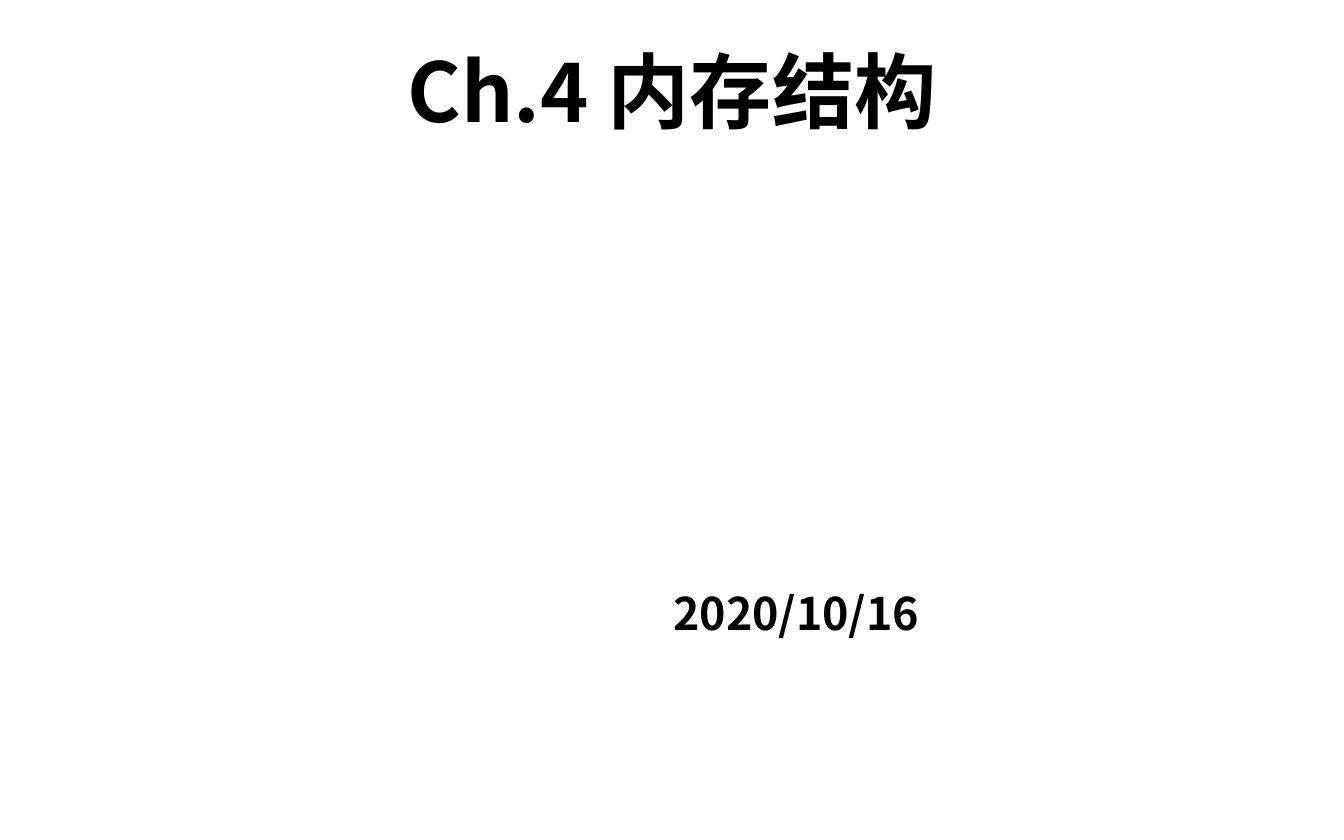
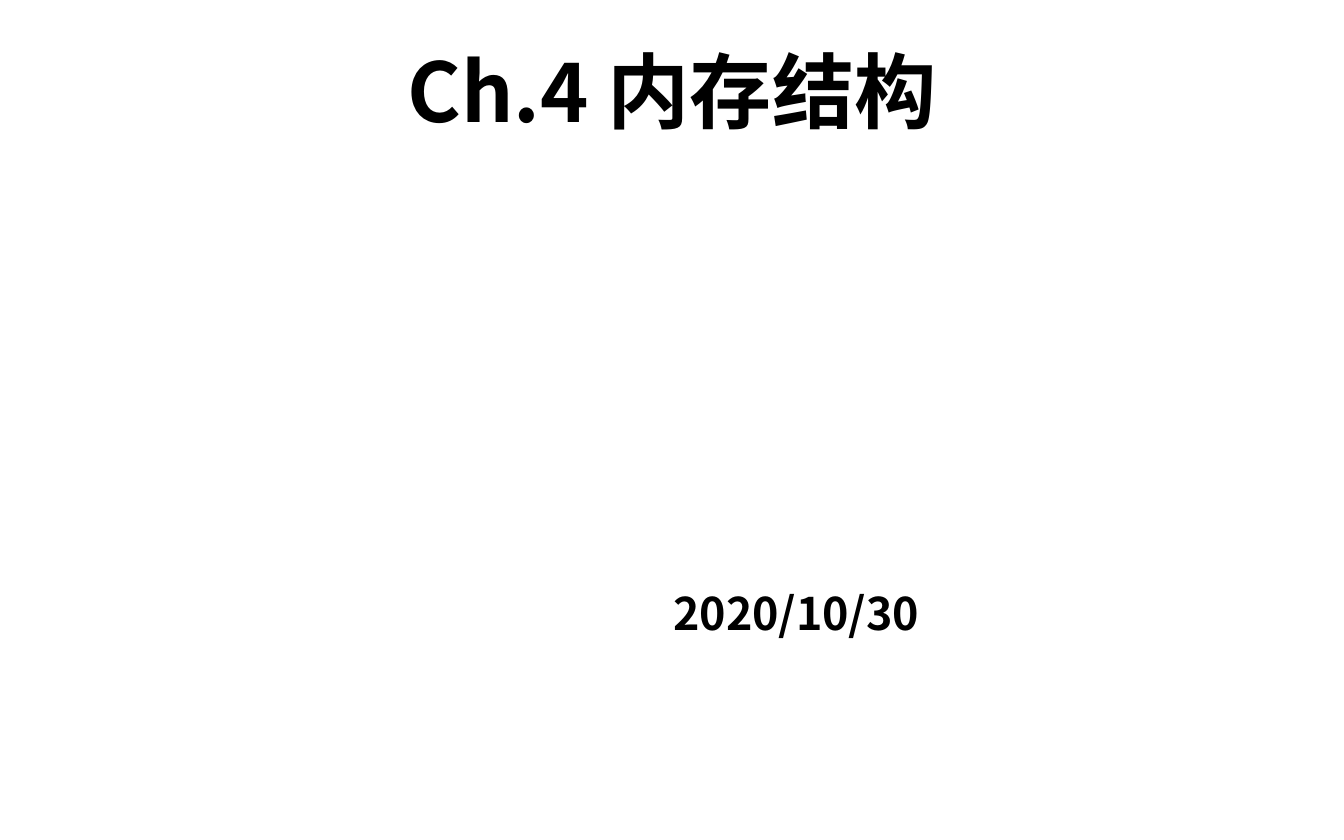
Before and after one commit to zuoshenghuang/curriculum, a slide deck: slide 1 of programming/2018/ch_4_memory.pptx. Drawn at 1344x840 pixels with LibreOffice and Linux fonts; fonts in the diff are those of the drawing; background and template pictures are left out. Boxes give left, top, right and bottom in pixels: in the first picture for what was removed or moved away, otherwise in the second. Text is boxed around its words. In the diff, an @@ line names an element or a change of style, - is before the commit and + after.

```diff
--- a/programming/2018/ch_4_memory.pptx
+++ b/programming/2018/ch_4_memory.pptx
@@ text at [673,594,919,638]: text changed @@
-2020/10/16
+2020/10/30
```
Also in this commit, not shown: 2 other slides changed, 2 other files.
